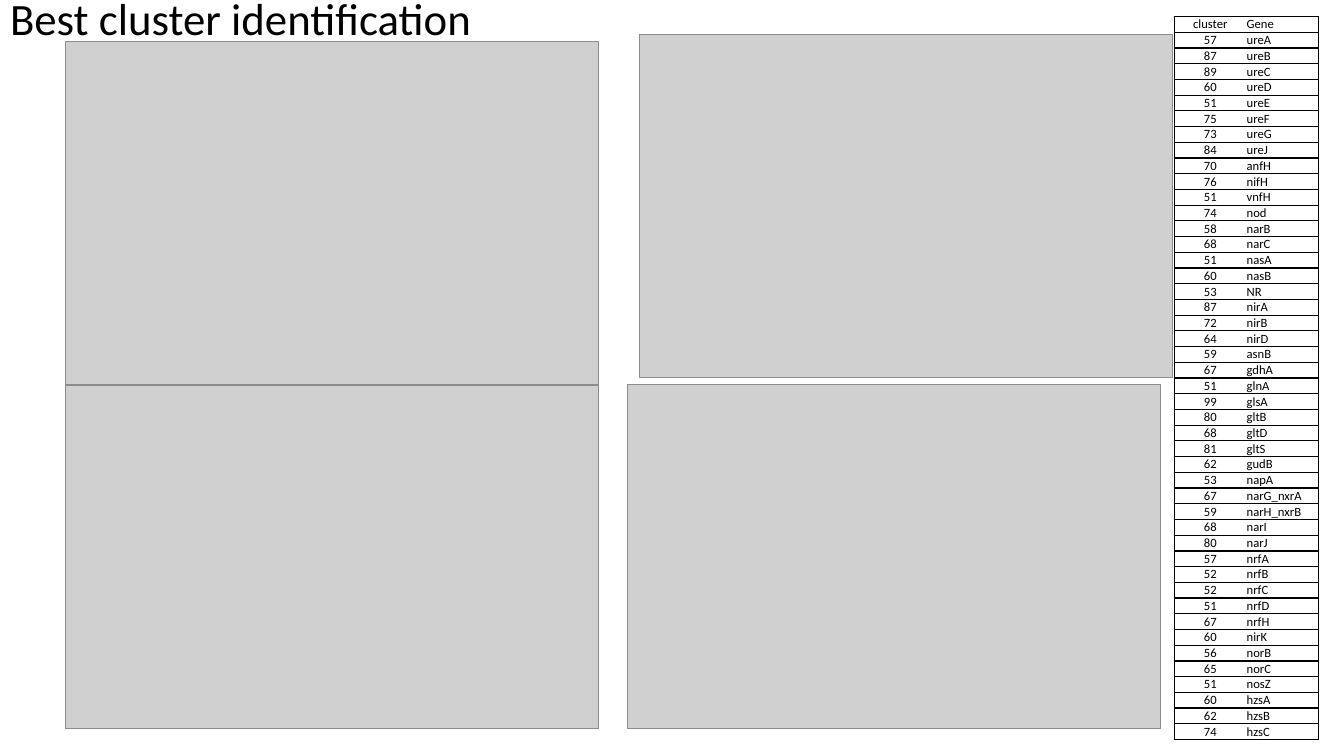
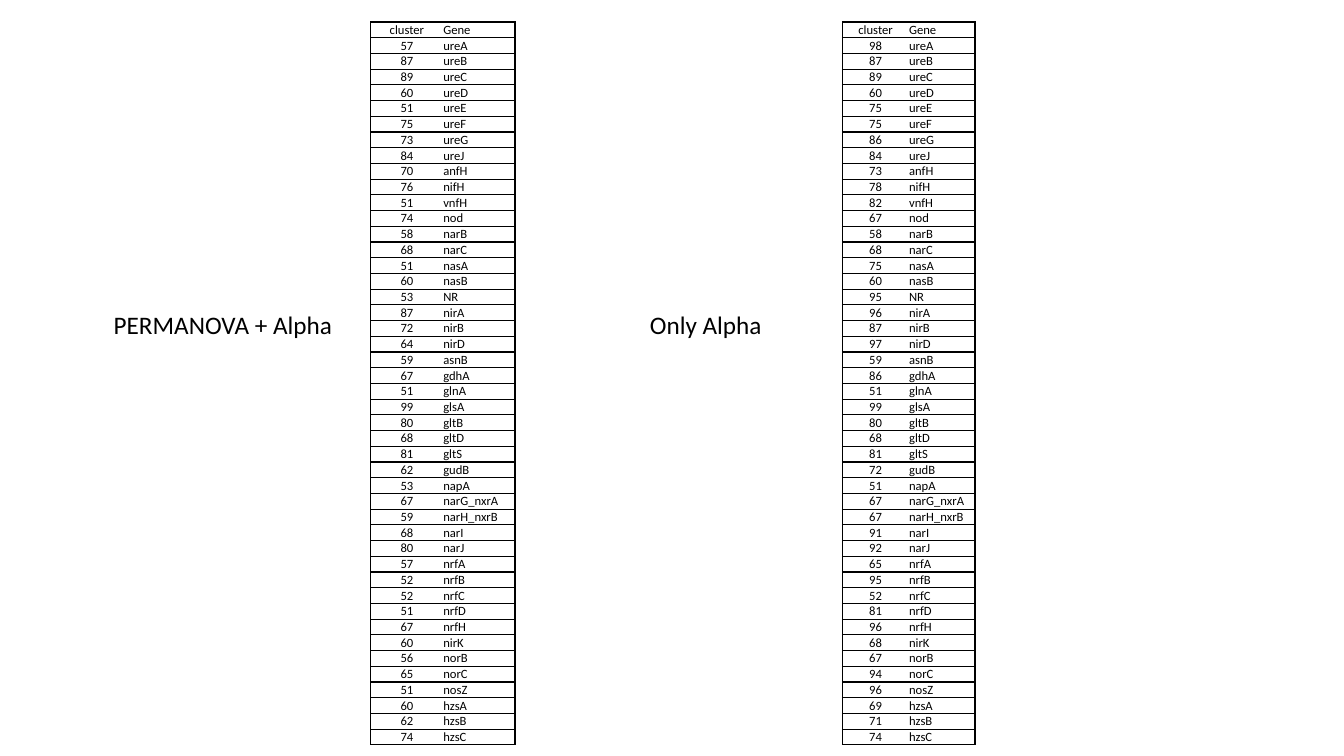
Before and after one commit to oshopina/HF_nitrogen, a slide deck: slide 17 of Nitrogen_paper_v2.pptx (slide 16 before the commit). Drawn at 1344x756 pixels with LibreOffice and Linux fonts; fonts in the diff are those of the drawing; grey boxes stand for pictures. Boxes give left, top, right and bottom in pixels: in the first picture for what was removed or moved away, otherwise in the second. Text is boxed around its words. In the diff, an @@ line names an element or a change of style, - is before the commit and + after.

Commit message:
Olga added scripts which used 'best cluster identification' based only on alpha diversity

```diff
--- a/Nitrogen_paper_v2.pptx
+++ b/Nitrogen_paper_v2.pptx
@@ title removed at [10,4,471,47] @@
-Best cluster identification
@@ table: place and size @@
-table at [1175,16,1320,740]
+table at [371,22,516,749]
@@ table added at [843,22,976,749], 46 rows, 2 columns @@
+cluster | Gene
+98 | ureA
+87 | ureB
+89 | ureC
+60 | ureD
+75 | ureE
+75 | ureF
+86 | ureG
+84 | ureJ
+73 | anfH
+78 | nifH
+82 | vnfH
+67 | nod
+58 | narB
+68 | narC
+75 | nasA
+60 | nasB
+95 | NR
+96 | nirA
+87 | nirB
+97 | nirD
+59 | asnB
+86 | gdhA
+51 | glnA
+99 | glsA
+80 | gltB
+68 | gltD
+81 | gltS
+72 | gudB
+51 | napA
+67 | narG_nxrA
+67 | narH_nxrB
+91 | narI
+92 | narJ
+65 | nrfA
+95 | nrfB
+52 | nrfC
+81 | nrfD
+96 | nrfH
+68 | nirK
+67 | norB
+94 | norC
+96 | nosZ
+69 | hzsA
+71 | hzsB
+74 | hzsC
@@ picture removed at [66,41,599,385] @@
@@ picture removed at [639,34,1173,378] @@
@@ text added at [114,316,332,338], 18 pt, text #000000 @@
+PERMANOVA + Alpha
@@ text added at [650,316,762,338], 18 pt, text #000000 @@
+Only Alpha
@@ picture removed at [66,385,599,729] @@
@@ picture removed at [627,385,1160,729] @@
```
Also in this commit, not shown: 2 other slides changed, 2 slides added, 4 other files.
